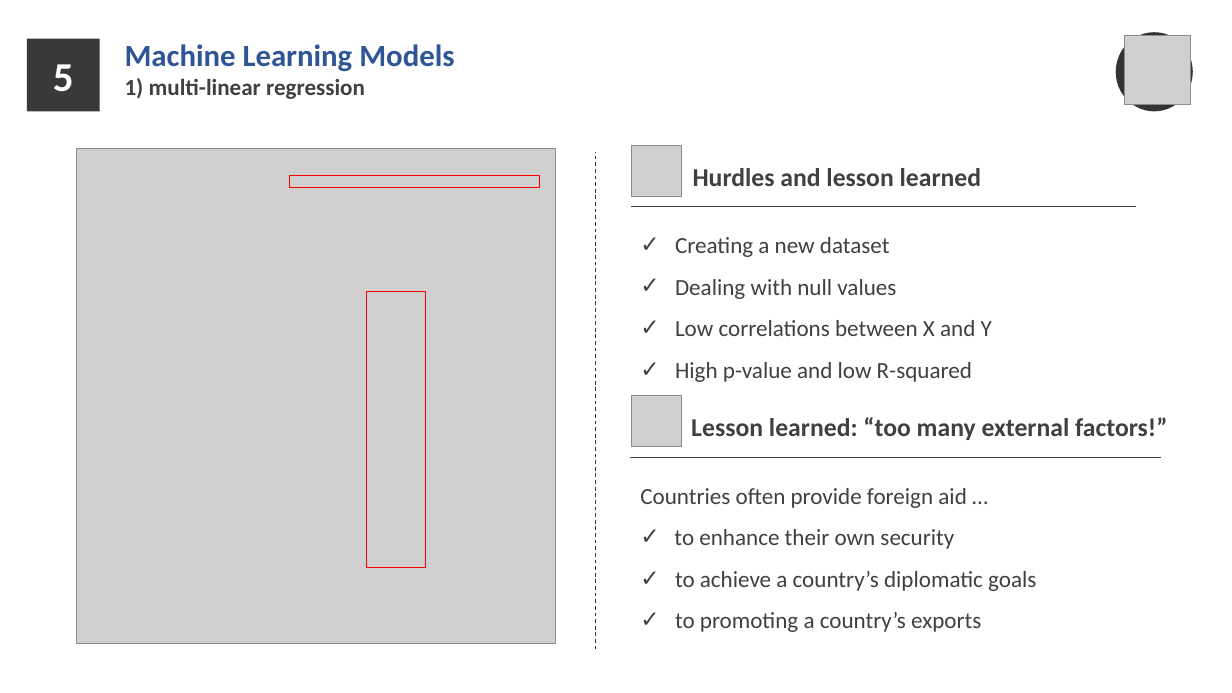
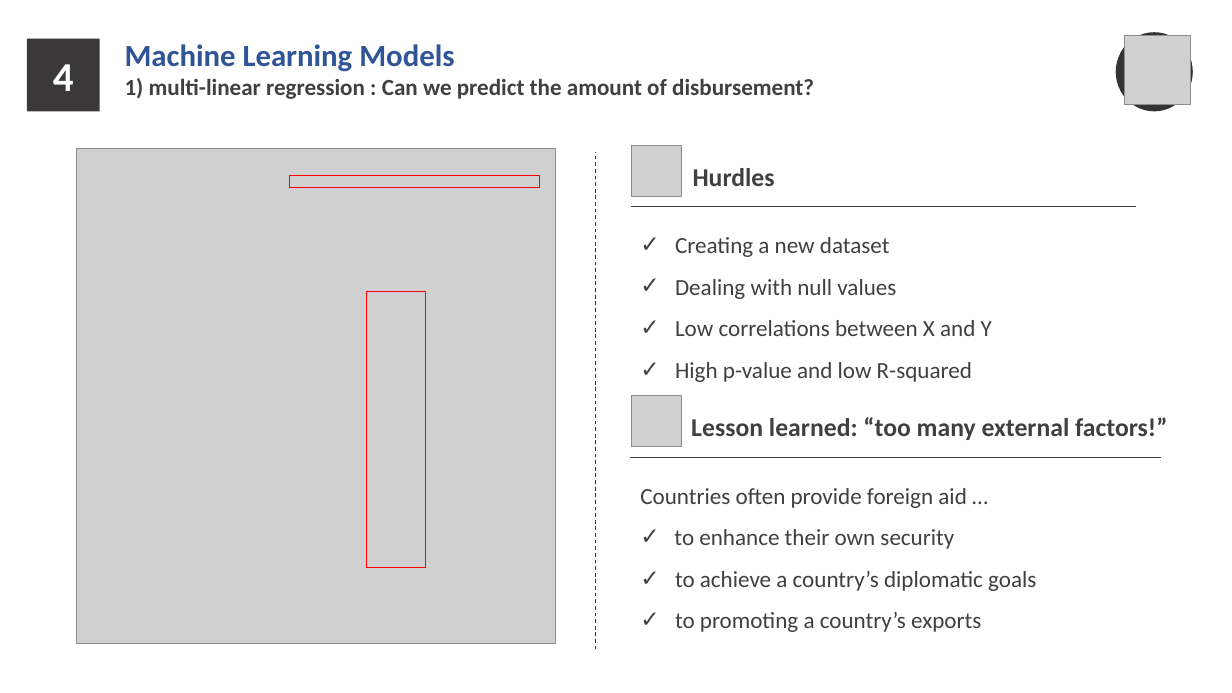
Before and after one commit to hej6853/Rowdy_Rooster_Project3, a slide deck: slide 9 of Factfulness_FINAL.pptx. Drawn at 1232x693 pixels with LibreOffice and Linux fonts; fonts in the diff are those of the drawing; grey boxes stand for pictures; background and template pictures are left out. Boxes give left, top, right and bottom in pixels: in the first picture for what was removed or moved away, otherwise in the second. Text is boxed around its words. In the diff, an @@ line names an element or a change of style, - is before the commit and + after.

```diff
--- a/Factfulness_FINAL.pptx
+++ b/Factfulness_FINAL.pptx
@@ text at <box>53,64,74,91</box>: text changed @@
-5
+4
@@ text at <box>125,78,814,99</box>: text changed @@
-1) multi-linear regression
+1) multi-linear regression : Can we predict the amount of disbursement?
@@ text at <box>693,168,775,186</box>: text changed @@
-Hurdles and lesson learned
+Hurdles
```
Also in this commit, not shown: 5 other slides changed, 6 slides added, 11 slides removed, 8 other files.
